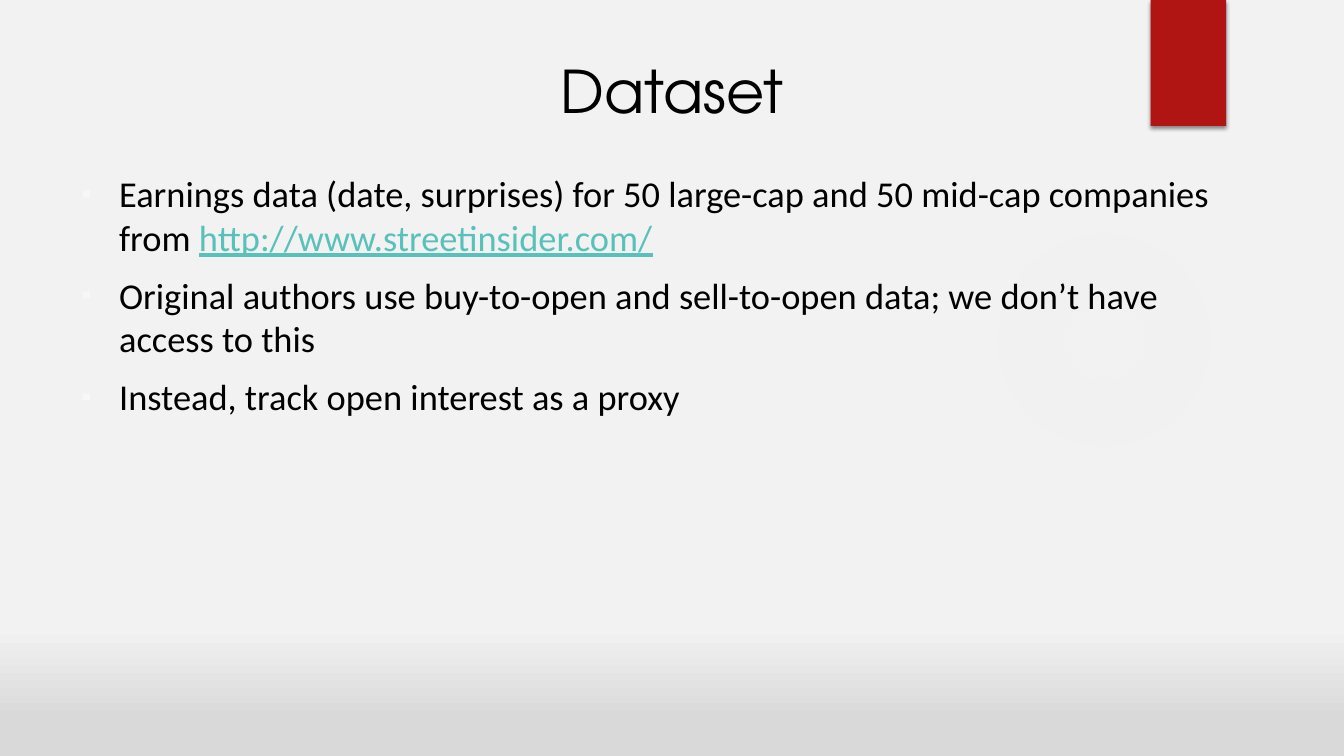
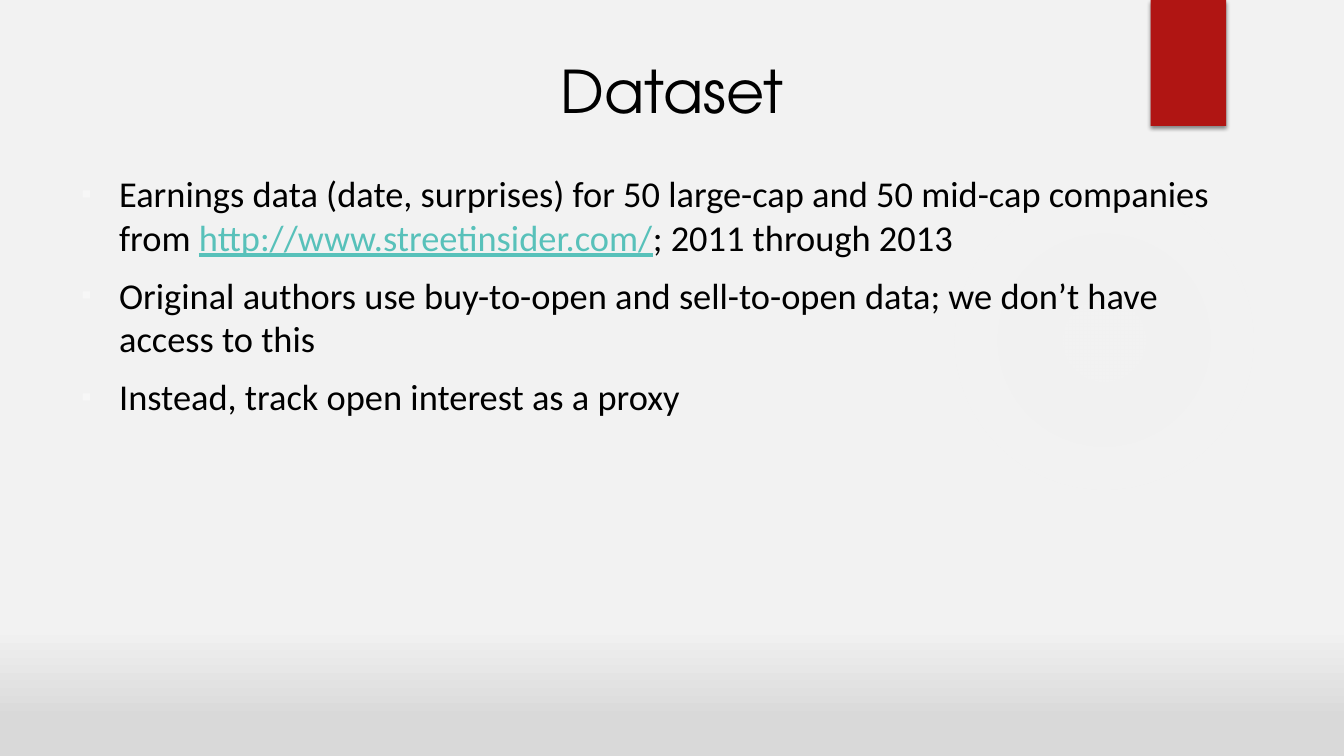
Before and after one commit to bspeice/experimental-finance, a slide deck: slide 4 of Final Project/SP500_Composition/EDF-Presentation.pptx (slide 26 before the commit). Drawn at 1344x756 pixels with LibreOffice and Linux fonts; fonts in the diff are those of the drawing; background and template pictures are left out. Boxes give left, top, right and bottom in pixels: in the first picture for what was removed or moved away, otherwise in the second. Text is boxed around its words. In the diff, an @@ line names an element or a change of style, - is before the commit and + after.

```diff
--- a/Final Project/SP500_Composition/EDF-Presentation.pptx
+++ b/Final Project/SP500_Composition/EDF-Presentation.pptx
@@ text at (119,180,1209,258): text changed @@
-▪ Earnings data (date, surprises) for 50 large-cap and 50 mid-cap companies from http://www.streetinsider.com/
+▪ Earnings data (date, surprises) for 50 large-cap and 50 mid-cap companies from http://www.streetinsider.com/; 2011 through 2013
```
Also in this commit, not shown: 9 other slides changed, 1 slide added, 4 other files.
